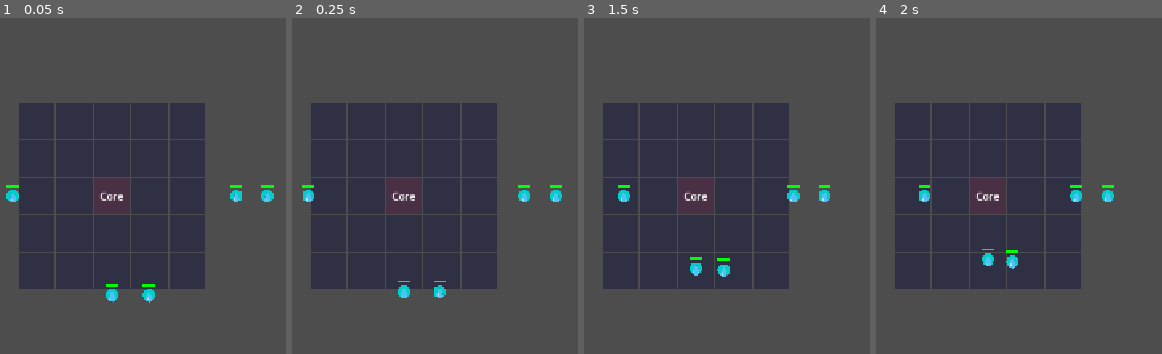
Above: before the commit, frames 1-4 (left to right).
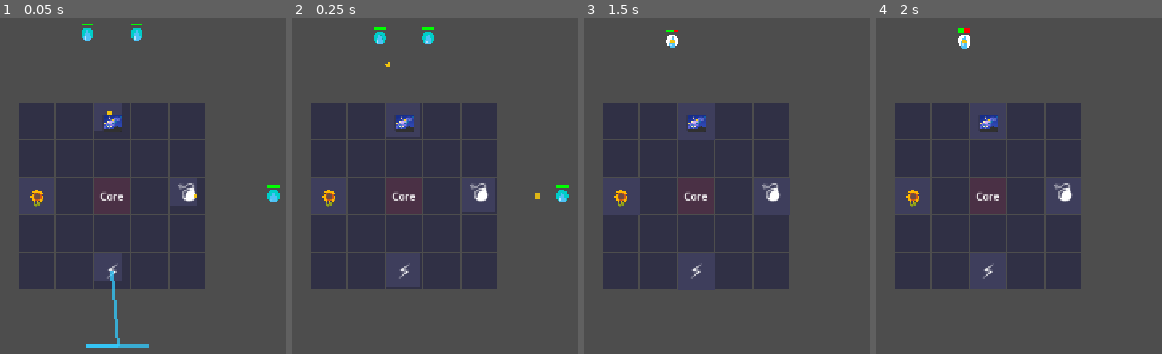
Above: after the commit, the same moments.

Repository: seekerzz/tower-html
Game: Godot game, scene res://src/Scenes/Tests/TestCombatScene.tscn
Same seed, same stepped clock (60 frames per second), same inputs: the game is played once before the commit and once after it. The project has no main scene, so this scene is started directly.
Inputs (mouse positions are in pixels of both pictures, inside the frame that each line leads up to):
- Up to frame 1 (0.05 s): no input
- Up to frame 2 (0.25 s): no input
- Up to frame 3 (1.5 s): tap Enter at 0.5 s; drag from (695, 196) to (621, 122) at 0.52 s; drag from (695, 233) to (621, 122) at 1.27 s
- Up to frame 4 (2 s): no input

The runs differ from the first frame. In frame 1, 2.4% of the frame differs, in the area x 2-98%, y 1-99%; in frame 2, 2.0%; in frame 3, 1.6%; in frame 4, 1.7%.
Error before the commit: Parse Error: Only identifier, attribute access, and subscription access can be used as assignment target. (res://src/Scripts/Unit.gd:159)

Commit message:
Implement resource production, advanced projectiles, lightning chain, and unit animations

Diff:
--- a/src/Autoload/GameManager.gd
+++ b/src/Autoload/GameManager.gd
@@ -119,5 +119,15 @@
 	resource_changed.emit()
 	return true
 
+func add_resource(type: String, amount: float):
+	if type == "food":
+		food = min(max_food, food + amount)
+	elif type == "mana":
+		mana = min(max_mana, mana + amount)
+	elif type == "gold":
+		gold += int(amount)
+
+	resource_changed.emit()
+
 func spawn_floating_text(pos: Vector2, value: String, color: Color):
 	ftext_spawn_requested.emit(pos, value, color)
--- /dev/null
+++ b/src/Scenes/Game/LightningArc.tscn
@@ -0,0 +1,8 @@
+[gd_scene load_steps=2 format=3 uid="uid://lightningarc"]
+
+[ext_resource type="Script" path="res://src/Scripts/Game/LightningArc.gd" id="1_script"]
+
+[node name="LightningArc" type="Line2D"]
+width = 10.0
+default_color = Color(0.4, 0.6, 1, 1)
+script = ExtResource("1_script")
--- a/src/Scripts/CombatManager.gd
+++ b/src/Scripts/CombatManager.gd
@@ -2,6 +2,7 @@
 
 const ENEMY_SCENE = preload("res://src/Scenes/Game/Enemy.tscn")
 const PROJECTILE_SCENE = preload("res://src/Scenes/Game/Projectile.tscn")
+const LIGHTNING_SCENE = preload("res://src/Scenes/Game/LightningArc.tscn")
 
 var enemies_to_spawn: int = 0
 var spawn_timer: float = 0.0
@@ -107,8 +108,14 @@
 		# Attack
 		unit.cooldown = unit.atk_speed
 
+		unit.play_attack_anim(unit.unit_data.attackType, target.global_position)
+
 		if unit.unit_data.attackType == "melee":
 			target.take_damage(unit.damage, unit)
+		elif unit.unit_data.attackType == "ranged" and unit.unit_data.get("proj") == "lightning":
+			# Lightning handling
+			# "tesla": "attackType": "ranged", "proj": "lightning", "chain": 4
+			perform_lightning_attack(unit, tile.global_position, target, unit.unit_data.get("chain", 0))
 		else:
 			# Check for Multi-shot (projCount)
 			var proj_count = unit.unit_data.get("projCount", 1)
@@ -129,6 +136,42 @@
 
 	return nearest
 
+func perform_lightning_attack(source_unit, start_pos, target, chain_left, hit_list = null):
+	if hit_list == null: hit_list = []
+	if !is_instance_valid(target): return
+
+	# Apply damage
+	target.take_damage(source_unit.damage, source_unit)
+	hit_list.append(target)
+
+	# Visual
+	var arc = LIGHTNING_SCENE.instantiate()
+	add_child(arc)
+	arc.setup(start_pos, target.global_position)
+
+	# Chain
+	if chain_left > 0:
+		var next_target = find_nearest_enemy_excluding(target.global_position, 300.0, hit_list)
+		if next_target:
+			# Delay slightly for visual effect? Or instant recursive. Instant is fine for "chain lightning"
+			# But recursion in one frame might be too instant.
+			# Let's use a tiny delay or just recurse. Recursion is fine.
+			perform_lightning_attack(source_unit, target.global_position, next_target, chain_left - 1, hit_list)
+
+func find_nearest_enemy_excluding(pos: Vector2, range_val: float, exclude_list: Array):
+	var nearest = null
+	var min_dist = range_val
+
+	for enemy in get_tree().get_nodes_in_group("enemies"):
+		if enemy in exclude_list: continue
+
+		var dist = pos.distance_to(enemy.global_position)
+		if dist < min_dist:
+			min_dist = dist
+			nearest = enemy
+
+	return nearest
+
 func spawn_projectile(source_unit, pos, target):
 	_spawn_single_projectile(source_unit, pos, target, {})
 
--- /dev/null
+++ b/src/Scripts/Game/LightningArc.gd
@@ -0,0 +1,10 @@
+extends Line2D
+
+func setup(start_pos: Vector2, end_pos: Vector2):
+	points = [start_pos, end_pos]
+	width = 5.0
+	default_color = Color(0.2, 0.8, 1.0, 1.0)
+
+	var tween = create_tween()
+	tween.tween_property(self, "modulate:a", 0.0, 0.2)
+	tween.tween_callback(queue_free)
--- a/src/Scripts/Projectile.gd
+++ b/src/Scripts/Projectile.gd
@@ -13,6 +13,14 @@
 var bounce: int = 0
 var split: int = 0
 var chain: int = 0
+
+# Visuals
+var visual_node: Node2D = null
+
+# Blackhole State
+enum State { MOVING, HOVERING }
+var state = State.MOVING
+var blackhole_timer: float = 0.0
 
 const PROJECTILE_SCENE = preload("res://src/Scenes/Game/Projectile.tscn")
 
@@ -37,27 +45,78 @@
 	elif stats.get("angle") != null:
 		rotation = stats.get("angle")
 
+	# Visual Separation
+	if has_node("Sprite2D"):
+		visual_node = get_node("Sprite2D")
+	elif has_node("Polygon2D"):
+		visual_node = get_node("Polygon2D")
+
 func _process(delta):
+	# Blackhole Logic
+	if type == "blackhole":
+		_process_blackhole(delta)
+		return # Blackhole handles its own life/movement
+
 	life -= delta
 	if life <= 0:
 		queue_free()
 		return
 
+	# Swarm Logic
+	if type == "swarm_wave":
+		scale += Vector2(delta, delta) * 2.0 # Growth rate
+		modulate.a = max(0, modulate.a - delta * 0.5)
+
 	var direction = Vector2.RIGHT.rotated(rotation)
 
-	# Homing behavior (only if we have a target and we haven't just bounced/split into a non-homing state)
-	# For simplicity, and matching ref somewhat, let's say projectiles home if they have a target.
-	# But split projectiles might not have a target.
 	if is_instance_valid(target):
 		var target_dir = (target.global_position - global_position).normalized()
-		# Use a turning speed or instant turn? Ref implies instant tracking or simple move towards target.
-		# Godot implementation in read_file was: direction = target_dir; look_at(...)
 		direction = target_dir
-		look_at(target.global_position)
+		rotation = direction.angle() # Turn entire node to face target
 
 	position += direction * speed * delta
 
+	# Visual Rotation (Spin)
+	if visual_node:
+		visual_node.rotation += delta * 15.0
+
+func _process_blackhole(delta):
+	if state == State.MOVING:
+		life -= delta # Safety
+		if life <= 0: queue_free(); return
+
+		if is_instance_valid(target):
+			var dist = global_position.distance_to(target.global_position)
+			var dir = (target.global_position - global_position).normalized()
+			position += dir * speed * delta
+
+			if dist < 10.0:
+				state = State.HOVERING
+				blackhole_timer = 3.0 # Duration
+		else:
+			# Lost target, move straight or just stop
+			state = State.HOVERING
+			blackhole_timer = 2.0
+
+	elif state == State.HOVERING:
+		blackhole_timer -= delta
+		if blackhole_timer <= 0:
+			queue_free()
+			return
+
+		# Pull enemies
+		var pull_radius = 150.0
+		var enemies = get_tree().get_nodes_in_group("enemies")
+		for enemy in enemies:
+			var dist = global_position.distance_to(enemy.global_position)
+			if dist < pull_radius:
+				var pull_dir = (global_position - enemy.global_position).normalized()
+				enemy.global_position += pull_dir * 100.0 * delta # Pull speed
+				enemy.take_damage(damage * delta, source_unit) # DoT
+
 func _on_area_2d_area_entered(area):
+	if type == "blackhole": return # Blackhole damages in _process
+
 	if area.is_in_group("enemies"):
 		if area in hit_list: return
 
--- a/src/Scripts/TestCombatScene.gd
+++ b/src/Scripts/TestCombatScene.gd
@@ -6,41 +6,37 @@
 const ENEMY_SCENE = preload("res://src/Scenes/Game/Enemy.tscn")
 
 func _ready():
-	# 1. Place Ninja (Pierce Test) at (1,0) - Right Side
-	grid_manager.place_unit("ninja", 1, 0)
+	# 1. Sunflower (Production)
+	grid_manager.place_unit("plant", -2, 0)
 
-	# 2. Place Ranger (Split Test) at (-1,0) - Left Side
-	grid_manager.place_unit("ranger", -1, 0)
-	var ranger_tile = grid_manager.tiles.get("-1,0")
-	if ranger_tile and ranger_tile.unit:
-		ranger_tile.unit.unit_data["split"] = 1
-		ranger_tile.unit.unit_data["projCount"] = 1
+	# 2. Cannon (Swarm Wave)
+	grid_manager.place_unit("cannon", 2, 0)
 
-	# 3. Place Tesla (Chain/Bounce Test) at (0,1) - Bottom Side
-	grid_manager.place_unit("tesla", 0, 1)
+	# 3. Singularity (Blackhole)
+	grid_manager.place_unit("void", 0, -2)
+
+	# 4. Tesla (Lightning Chain)
+	grid_manager.place_unit("tesla", 0, 2)
 
 	# --- Spawns ---
 
-	# Ninja Targets (Right) - Line for Pierce
-	# Ninja at 700. Targets at 840, 890.
-	spawn_test_enemy(Vector2(840, 360), "slime")
-	spawn_test_enemy(Vector2(890, 360), "slime")
+	# Cannon Target (Right)
+	spawn_test_enemy(Vector2(900, 360), "slime")
 
-	# Ranger Target (Left) - Single for Split
-	# Ranger at 580. Target at 480.
-	spawn_test_enemy(Vector2(480, 360), "slime")
+	# Void Targets (Top) - Cluster to suck
+	spawn_test_enemy(Vector2(600, 100), "slime")
+	spawn_test_enemy(Vector2(680, 100), "slime")
 
-	# Tesla Targets (Bottom) - Two close for Chain
-	# Tesla at (640, 420). Range 200.
-	# Enemy 1 at (640, 520) (Dist 100).
-	# Enemy 2 at (700, 520) (Dist from E1: 60).
-	spawn_test_enemy(Vector2(640, 520), "slime")
-	spawn_test_enemy(Vector2(700, 520), "slime")
+	# Tesla Targets (Bottom) - Chain
+	spawn_test_enemy(Vector2(600, 600), "slime")
+	spawn_test_enemy(Vector2(650, 600), "slime")
+	spawn_test_enemy(Vector2(700, 600), "slime")
 
 	# Start Wave manually
 	GameManager.is_wave_active = true
 
-	await get_tree().create_timer(2.0).timeout
+	# Run for 5 seconds to observe production and mechanics
+	await get_tree().create_timer(5.0).timeout
 	print("Test Finished")
 	get_tree().quit()
 
--- a/src/Scripts/Unit.gd
+++ b/src/Scripts/Unit.gd
@@ -17,6 +17,9 @@
 var attack_cost_mana: float = 0.0
 var skill_mana_cost: float = 30.0
 
+var production_timer: float = 0.0
+var visual_node: CanvasItem = null
+
 var is_starving: bool = false
 var is_no_mana: bool = false
 var crit_rate: float = 0.0
@@ -37,6 +40,11 @@
 	unit_data = Constants.UNIT_TYPES[key].duplicate()
 	reset_stats()
 	update_visuals()
+
+	if unit_data.has("produce"):
+		production_timer = 1.0 # Initial delay
+
+	start_breathe_anim()
 
 func reset_stats():
 	damage = unit_data.damage
@@ -141,7 +149,7 @@
 
 func _update_buff_icons():
 	# Simple visualization: a small label or HBox at the bottom of the unit
-	var buff_container = $BuffContainer
+	var buff_container = get_node_or_null("BuffContainer")
 	if !buff_container:
 		buff_container = HBoxContainer.new()
 		buff_container.name = "BuffContainer"
@@ -156,7 +164,7 @@
 
 	for buff in active_buffs:
 		var lbl = Label.new()
-		lbl.theme_override_font_sizes/font_size = 10
+		lbl.add_theme_font_size_override("font_size", 10)
 		lbl.horizontal_alignment = HORIZONTAL_ALIGNMENT_CENTER
 		lbl.vertical_alignment = VERTICAL_ALIGNMENT_CENTER
 
@@ -181,6 +189,21 @@
 
 	if !GameManager.is_wave_active: return
 
+	# Production Logic
+	if unit_data.has("produce"):
+		production_timer -= delta
+		if production_timer <= 0:
+			var p_type = unit_data.produce
+			var p_amt = unit_data.get("produceAmt", 1)
+
+			GameManager.add_resource(p_type, p_amt)
+
+			var icon = "🌽" if p_type == "food" else "💎"
+			var color = Color.YELLOW if p_type == "food" else Color.CYAN
+			GameManager.spawn_floating_text(global_position, "+%d%s" % [p_amt, icon], color)
+
+			production_timer = 1.0 # Fixed 1s interval as per reference logic often implies per second
+
 	if cooldown > 0:
 		cooldown -= delta
 
@@ -196,6 +219,43 @@
 
 	# Attack Logic (simplified for now, needs Enemy reference)
 	# This will be handled by CombatManager or Unit itself if it has access to enemies
+
+var breathe_tween: Tween = null
+
+func start_breathe_anim():
+	visual_node = get_node_or_null("ColorRect")
+	if !visual_node: return
+
+	if breathe_tween: breathe_tween.kill()
+
+	breathe_tween = create_tween().set_loops()
+	breathe_tween.tween_property(visual_node, "scale", Vector2(1.05, 1.05), 1.0).set_trans(Tween.TRANS_SINE)
+	breathe_tween.tween_property(visual_node, "scale", Vector2(1.0, 1.0), 1.0).set_trans(Tween.TRANS_SINE)
+
+func play_attack_anim(attack_type: String, target_pos: Vector2):
+	if !visual_node: visual_node = get_node_or_null("ColorRect")
+	if !visual_node: return
+
+	if breathe_tween: breathe_tween.kill()
+
+	var tween = create_tween()
+	tween.finished.connect(func(): start_breathe_anim()) # Resume breathe after attack
+	if attack_type == "melee":
+		# Lunge
+		var dir = (target_pos - global_position).normalized()
+		var original_pos = -(visual_node.size / 2) # ColorRect is centered by position offset in update_visuals
+		# Wait, update_visuals sets $ColorRect.position = -($ColorRect.size / 2)
+		# So original_pos should be that.
+
+		var lunge_pos = original_pos + dir * 15.0
+
+		tween.tween_property(visual_node, "position", lunge_pos, 0.1).set_trans(Tween.TRANS_CUBIC)
+		tween.tween_property(visual_node, "position", original_pos, 0.2).set_trans(Tween.TRANS_CUBIC)
+
+	elif attack_type == "ranged" or attack_type == "lightning":
+		# Recoil
+		tween.tween_property(visual_node, "scale", Vector2(0.8, 0.8), 0.1).set_trans(Tween.TRANS_BACK).set_ease(Tween.EASE_OUT)
+		tween.tween_property(visual_node, "scale", Vector2(1.0, 1.0), 0.2)
 
 func merge_with(other_unit):
 	level += 1
